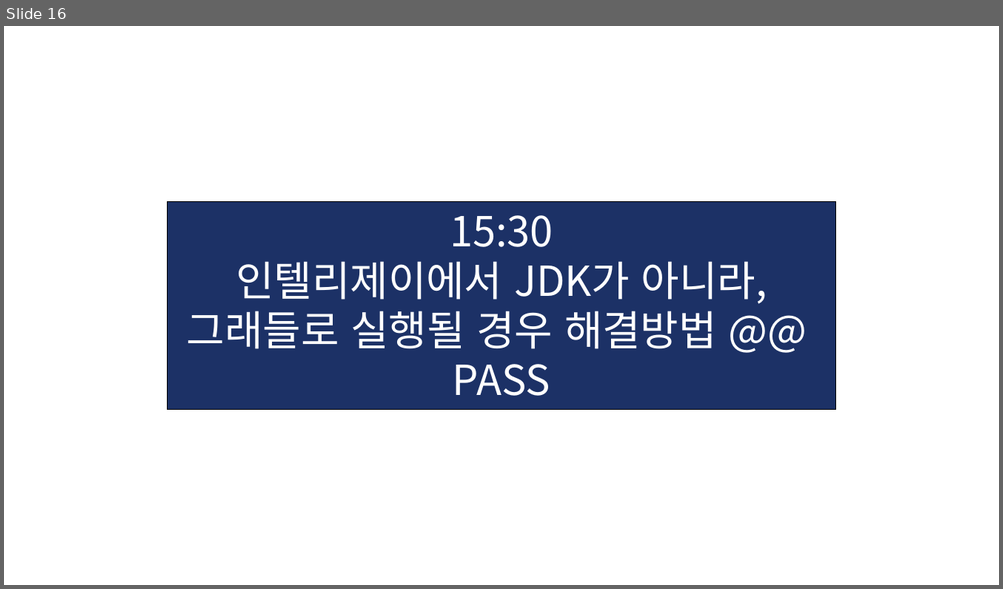
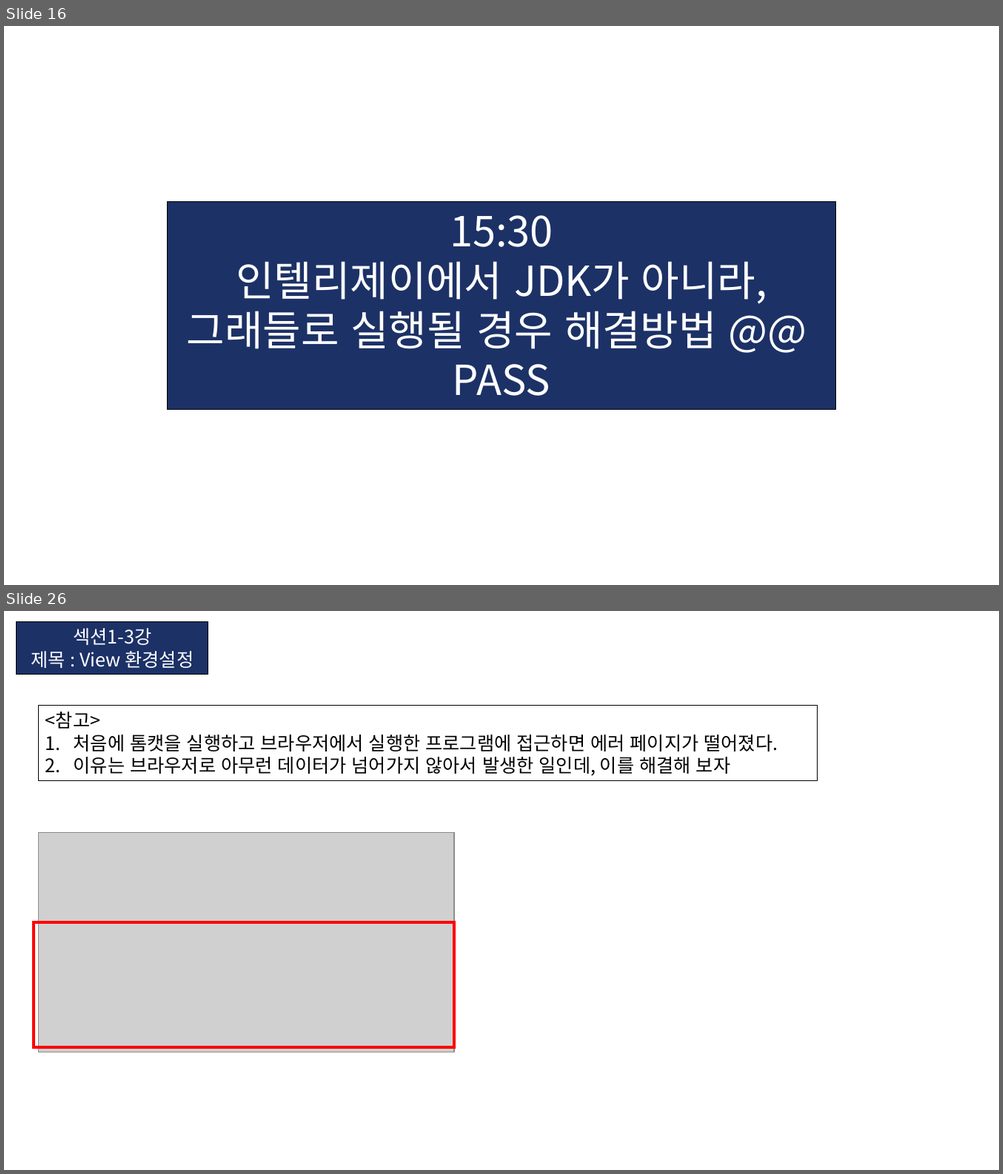
Before and after one commit to KIM-BEOMSOO/study, a slide deck: 00.공부 정리(최종)/12.Spring-Boot/03.인프런_김영한_스프링 입문/01.인프런_깅영한_Spring-Boot.pptx. Shown one above the other, each under a label of ours: slide 16 before the commit, slides 16 and 26 after it; the slides between them are not shown. The pictures are 1003x589 and 1003x1174 pixels, drawn with LibreOffice and Linux fonts; fonts in the diff are those of the drawing; grey boxes stand for pictures. Boxes give left, top, right and bottom in pixels: in the first picture for what was removed or moved away, otherwise in the second. Text is boxed around its words. In the diff, an @@ line names an element or a change of style, - is before the commit and + after.

```diff
--- a/00.공부 정리(최종)/12.Spring-Boot/03.인프런_김영한_스프링 입문/01.인프런_깅영한_Spring-Boot.pptx
+++ b/00.공부 정리(최종)/12.Spring-Boot/03.인프런_김영한_스프링 입문/01.인프런_깅영한_Spring-Boot.pptx
@@ slide 26 added at [4, 611, 999, 1170], background #FFFFFF @@
@@ rectangle added at [16, 622, 208, 675], fill #1C3166, outline #000000 0.75 pt, 18 pt, text #FFFFFF @@
+섹션1-3강
+제목 : View 환경설정
@@ rectangle added at [38, 706, 817, 781], outline #000000 0.75 pt, 18 pt, text #000000 @@
+<참고>
+1. 처음에 톰캣을 실행하고 브라우저에서 실행한 프로그램에 접근하면 에러 페이지가 떨어졌다.
+2. 이유는 브라우저로 아무런 데이터가 넘어가지 않아서 발생한 일인데, 이를 해결해 보자
@@ picture added at [38, 832, 455, 1052] @@
@@ rectangle added at [34, 923, 455, 1048], outline #FF0000 3 pt @@
```
Also in this commit, not shown: 16 other slides added.
